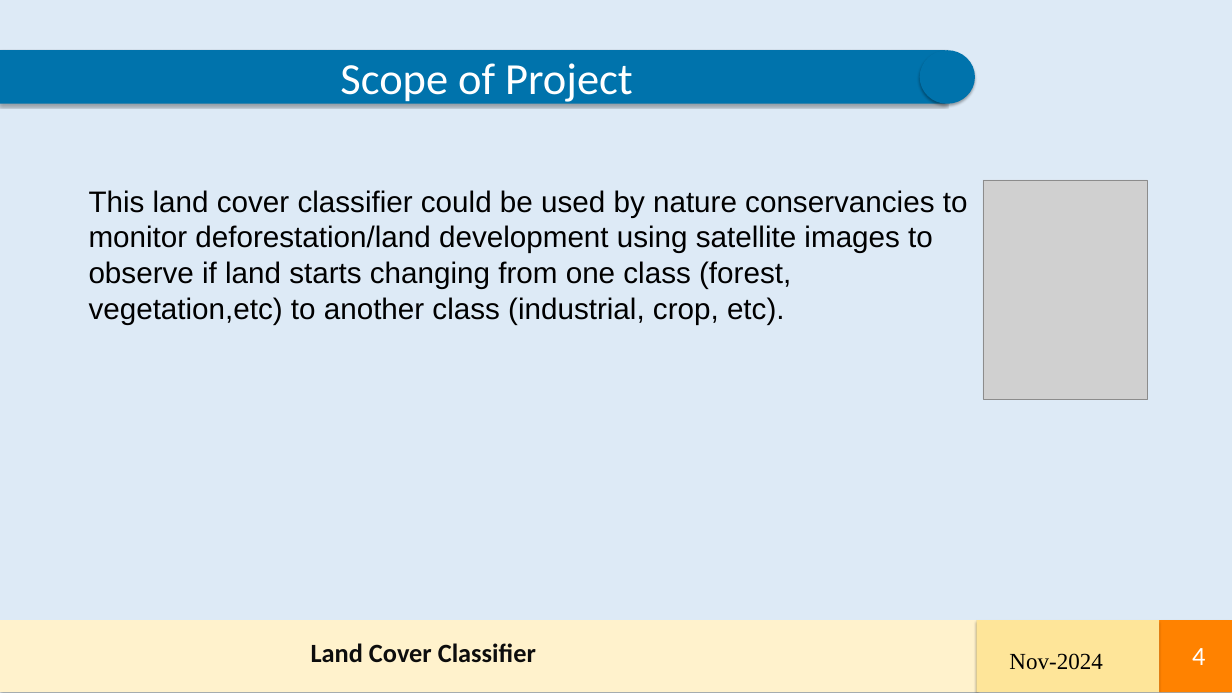
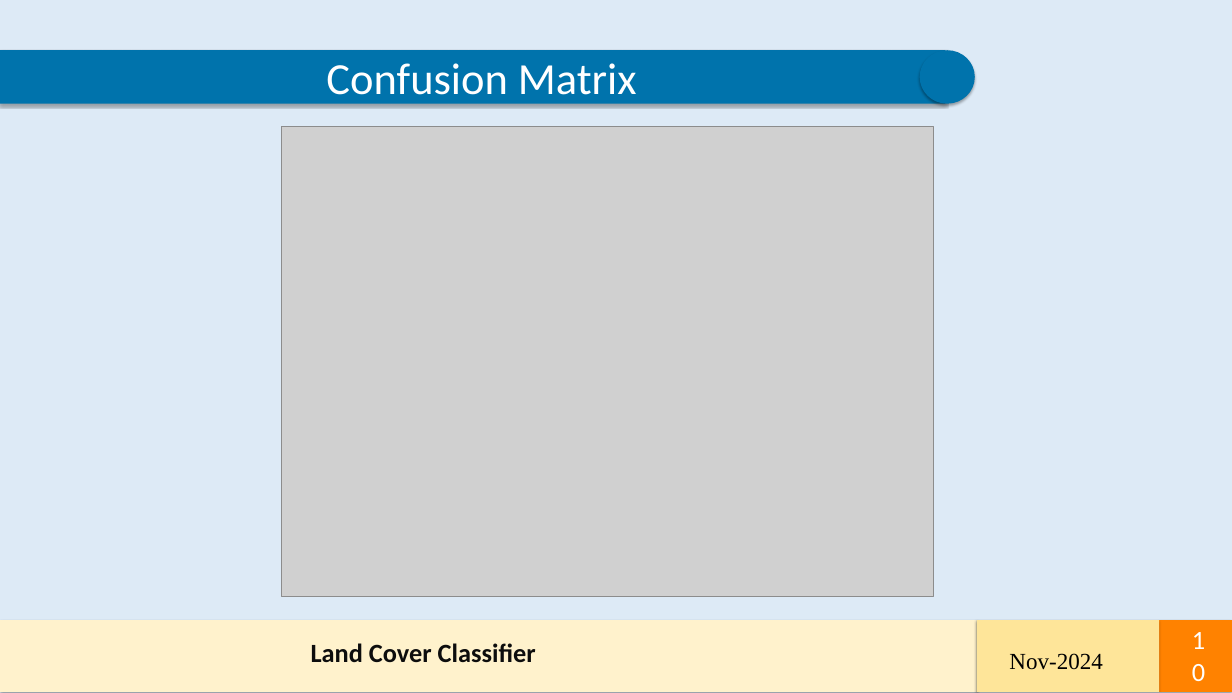
Before and after one commit to Her-Art/DSAI-Capstone-Project, a slide deck: slide 10 of LCC_Capstone_Project.pptx (slide 4 before the commit). Drawn at 1232x693 pixels with LibreOffice and Linux fonts; fonts in the diff are those of the drawing; grey boxes stand for pictures. Boxes give left, top, right and bottom in pixels: in the first picture for what was removed or moved away, otherwise in the second. Text is boxed around its words. In the diff, an @@ line names an element or a change of style, - is before the commit and + after.

```diff
--- a/LCC_Capstone_Project.pptx
+++ b/LCC_Capstone_Project.pptx
@@ text in freeform shape at (326,63,637,105): text changed @@
-Scope of Project
+Confusion Matrix
@@ picture added at (281,127,933,597) @@
@@ text removed at (89,190,968,324) @@
-This land cover classifier could be used by nature conservancies to monitor deforestation/land development using satellite images to observe if land starts changing from one class (forest, vegetation,etc) to another class (industrial, crop, etc).
@@ picture removed at (983,180,1147,399) @@
@@ page number at (1192,648,1205,665): text changed @@
-4
+10
```
Also in this commit, not shown: 6 other slides changed, 4 slides added, 1 other file.
